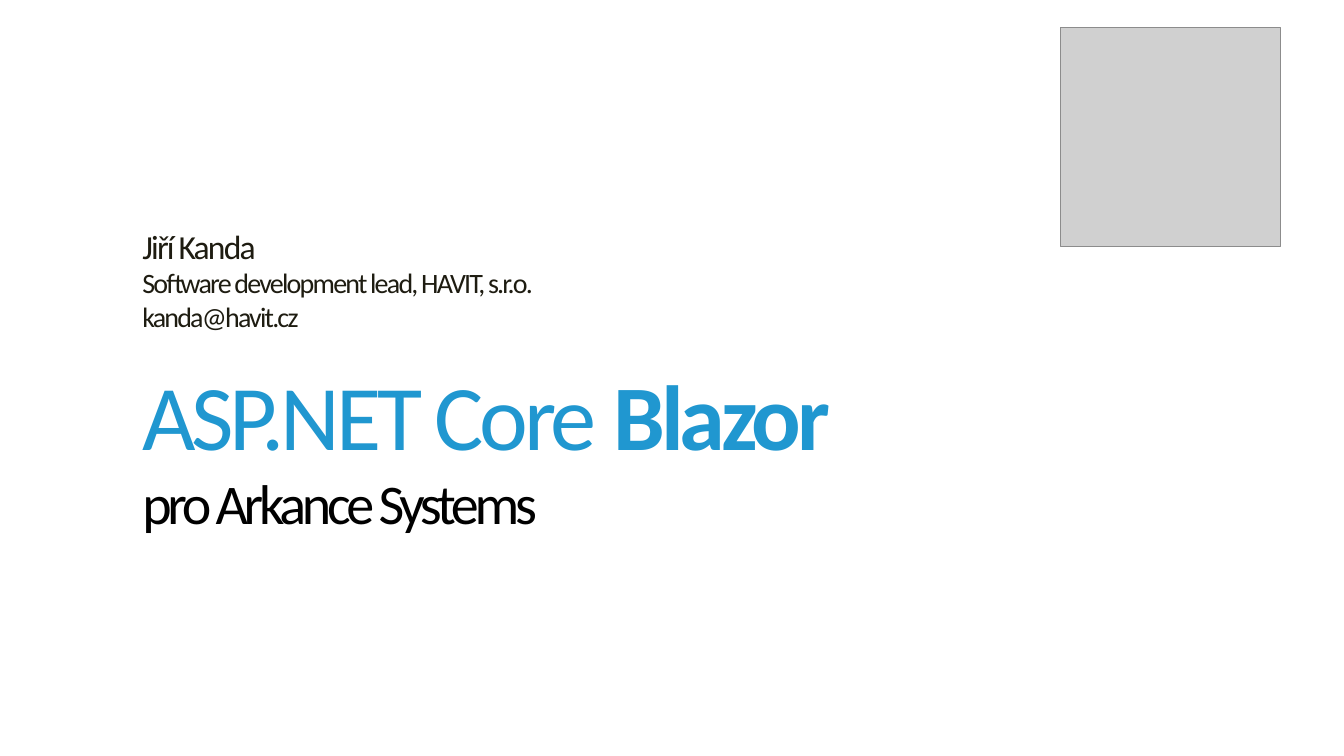
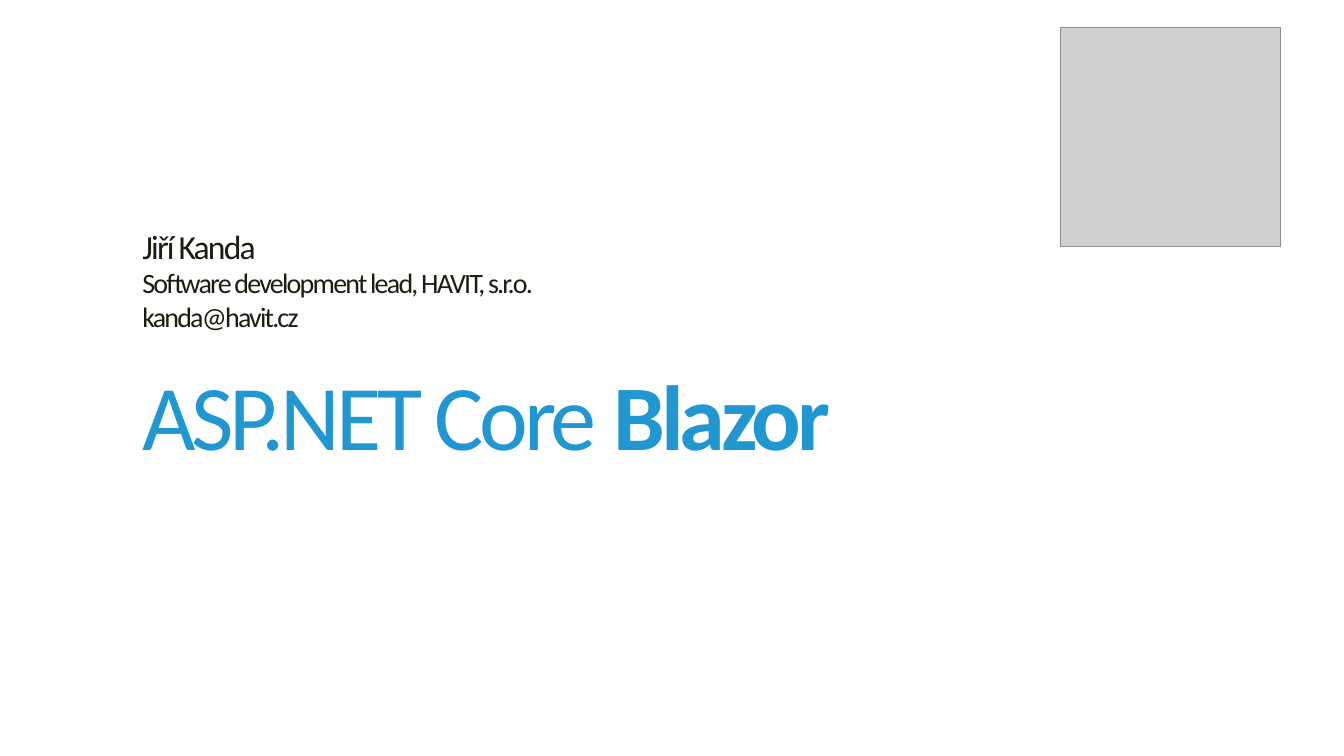
Before and after one commit to jirikanda/BlazorDemos, a slide deck: slide 1 of Presentation/2021-10-20/00 - Intro.pptx. Drawn at 1344x756 pixels with LibreOffice and Linux fonts; fonts in the diff are those of the drawing; grey boxes stand for pictures; background and template pictures are left out. Boxes give left, top, right and bottom in pixels: in the first picture for what was removed or moved away, otherwise in the second. Text is boxed around its words. In the diff, an @@ line names an element or a change of style, - is before the commit and + after.

```diff
--- a/Presentation/2021-10-20/00 - Intro.pptx
+++ b/Presentation/2021-10-20/00 - Intro.pptx
@@ title at [142,385,831,451]: text changed @@
-ASP.NET Core Blazor
-pro Arkance Systems
+ASP.NET Core Blazor
```
Also in this commit, not shown: 6 other files.
